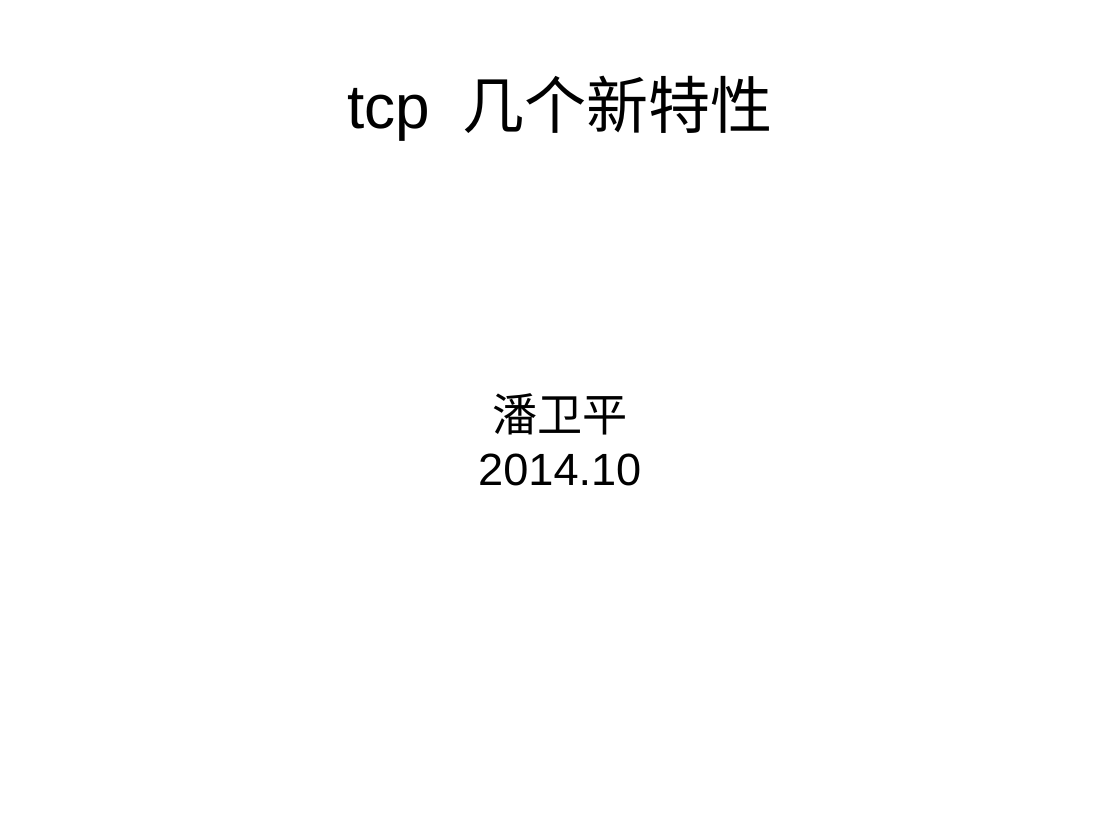
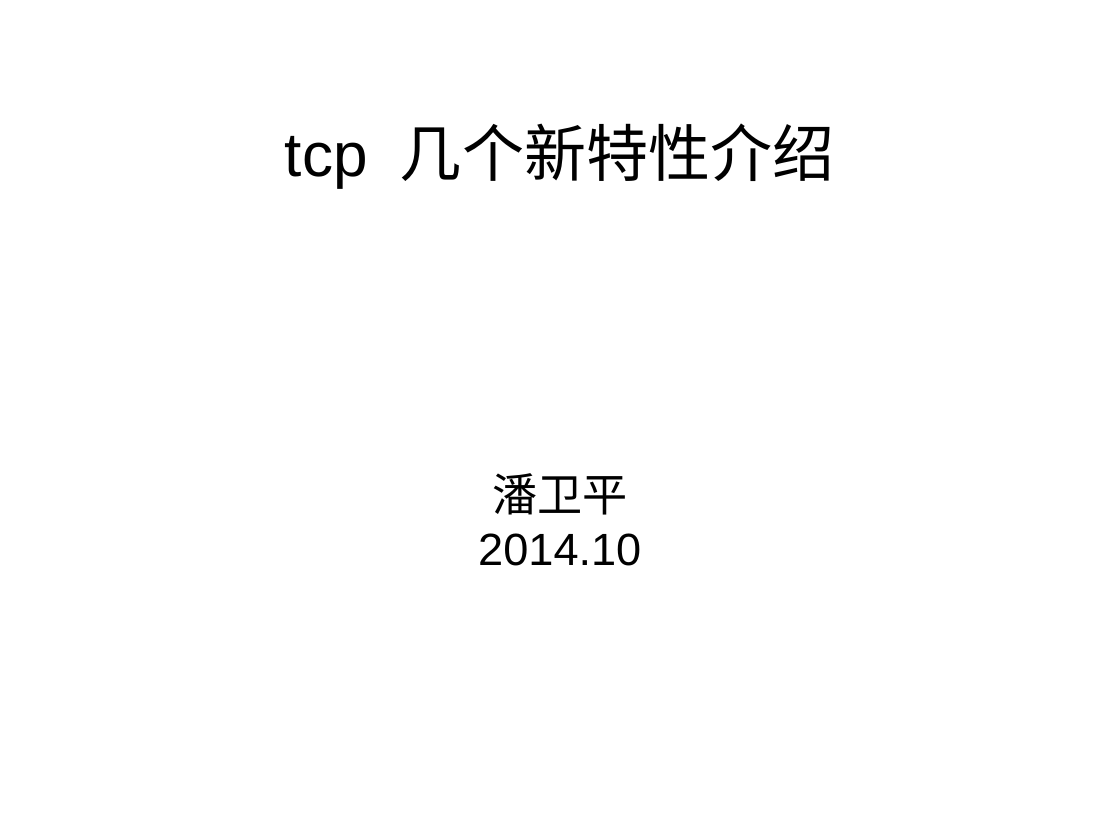
Before and after one commit to panweiping3/programming, a slide deck: slide 1 of tcp/my_doc/tcp_new_features.odp. Drawn at 1120x840 pixels with LibreOffice and Linux fonts; fonts in the diff are those of the drawing. Boxes give left, top, right and bottom in pixels: in the first picture for what was removed or moved away, otherwise in the second. Text is boxed around its words. In the diff, an @@ line names an element or a change of style, - is before the commit and + after.

```diff
--- a/tcp/my_doc/tcp_new_features.odp
+++ b/tcp/my_doc/tcp_new_features.odp
@@ title at <box>285,123,835,187</box>: text changed @@
-tcp 几个新特性
+tcp 几个新特性介绍
@@ subtitle "潘卫平": place and size @@
-subtitle "潘卫平" at <box>478,393,641,486</box>
+subtitle "潘卫平" at <box>478,473,641,566</box>
```
Also in this commit, not shown: 3 other slides changed, 12 slides added, 2 other files.
